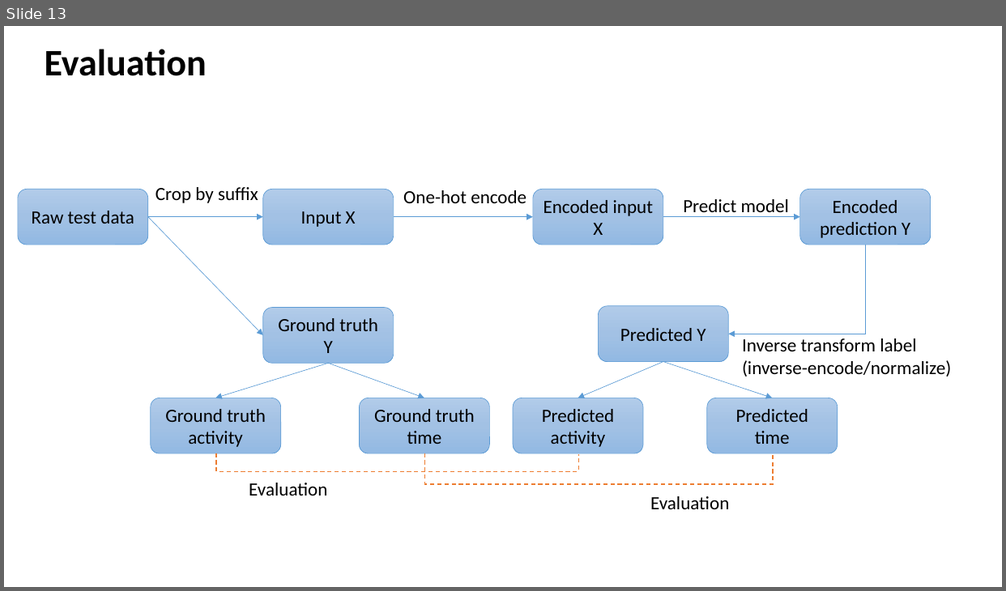
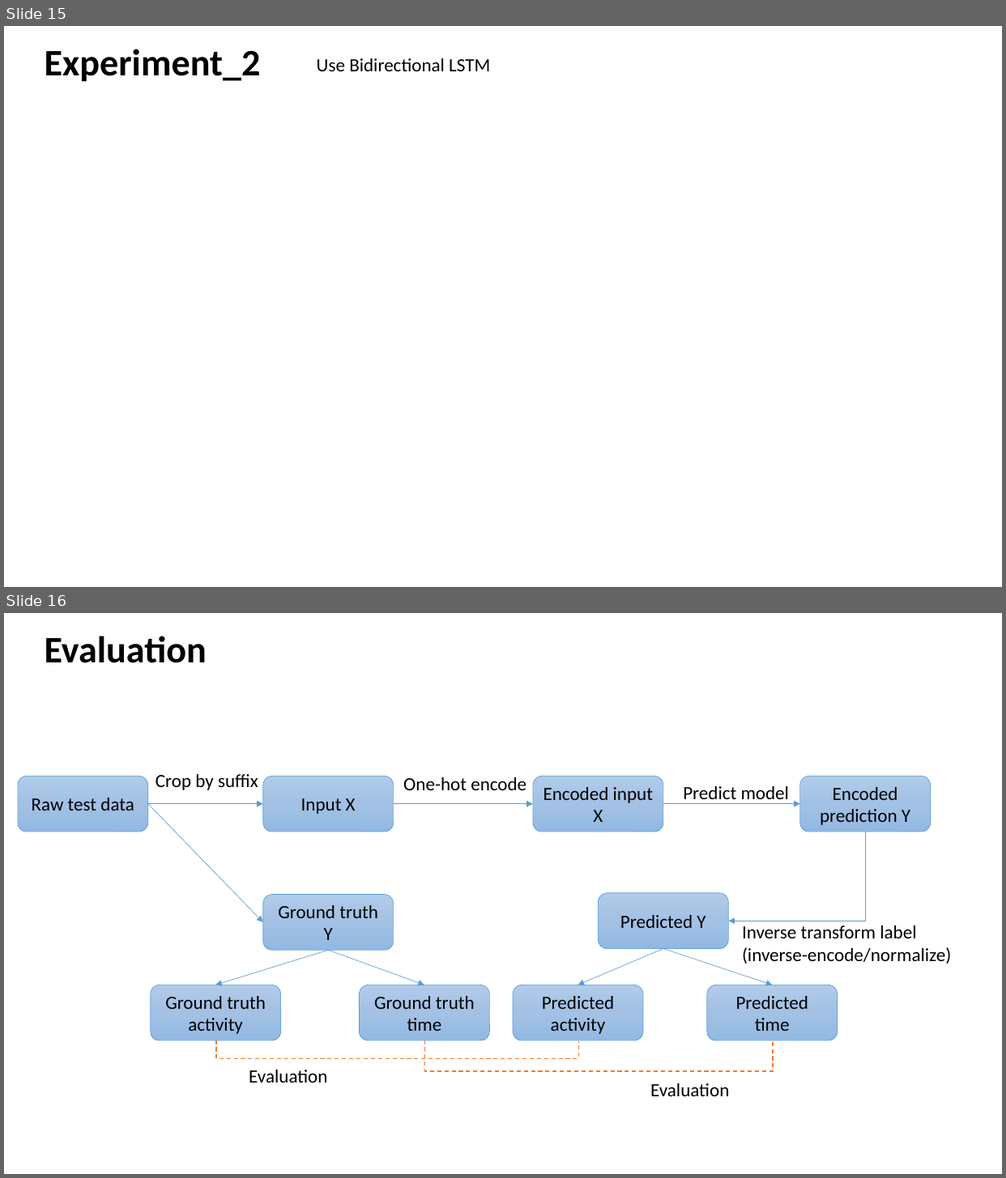
Before and after one commit to guptam/process-sequence, a slide deck: report.pptx. Shown one above the other, each under a label of ours: slide 13 before the commit, slides 15 and 16 after it. The pictures are 1006x591 and 1006x1178 pixels, drawn with LibreOffice and Linux fonts; fonts in the diff are those of the drawing. Boxes give left, top, right and bottom in pixels: in the first picture for what was removed or moved away, otherwise in the second. Text is boxed around its words. In the diff, an @@ line names an element or a change of style, - is before the commit and + after.

```diff
--- a/report.pptx
+++ b/report.pptx
@@ slide 15 added at <box>4,26,1002,587</box>, background #FFFFFF @@
@@ title added at <box>44,49,261,82</box>, 36 pt, text #000000, bold @@
+Experiment_2
@@ text added at <box>317,58,490,71</box>, 18 pt, text #000000 @@
+Use Bidirectional LSTM
@@ what was slide 13 is now slide 16 @@
```
Also in this commit, not shown: 2 other slides added, 11 other files.
